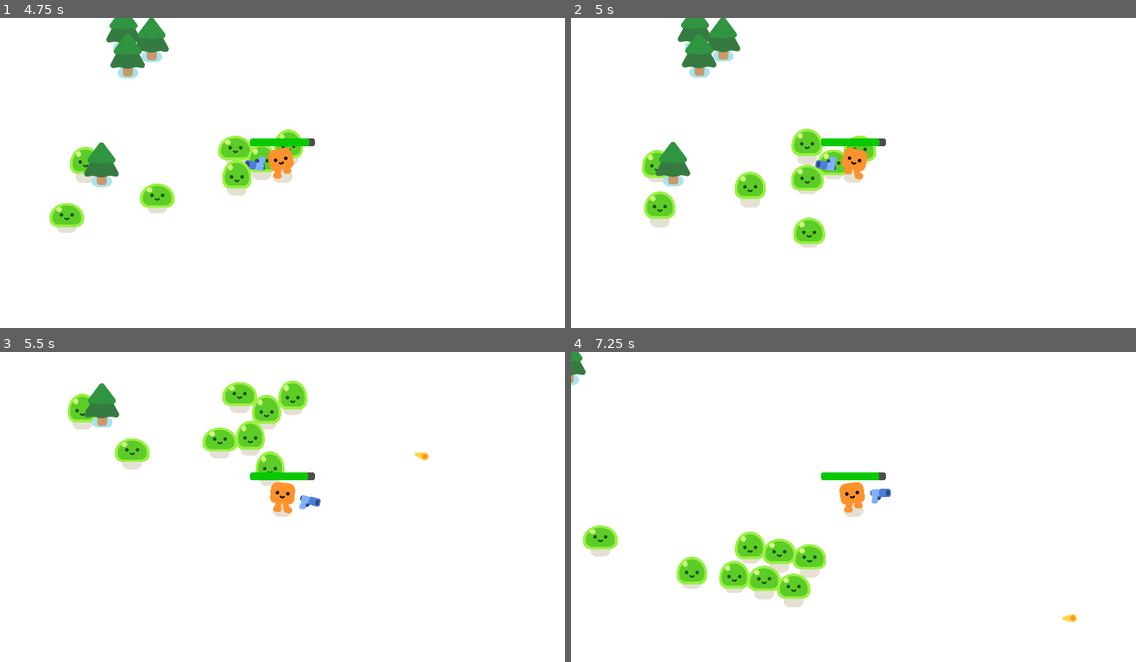
Above: before the commit, frames 1-4 (two rows, left to right).
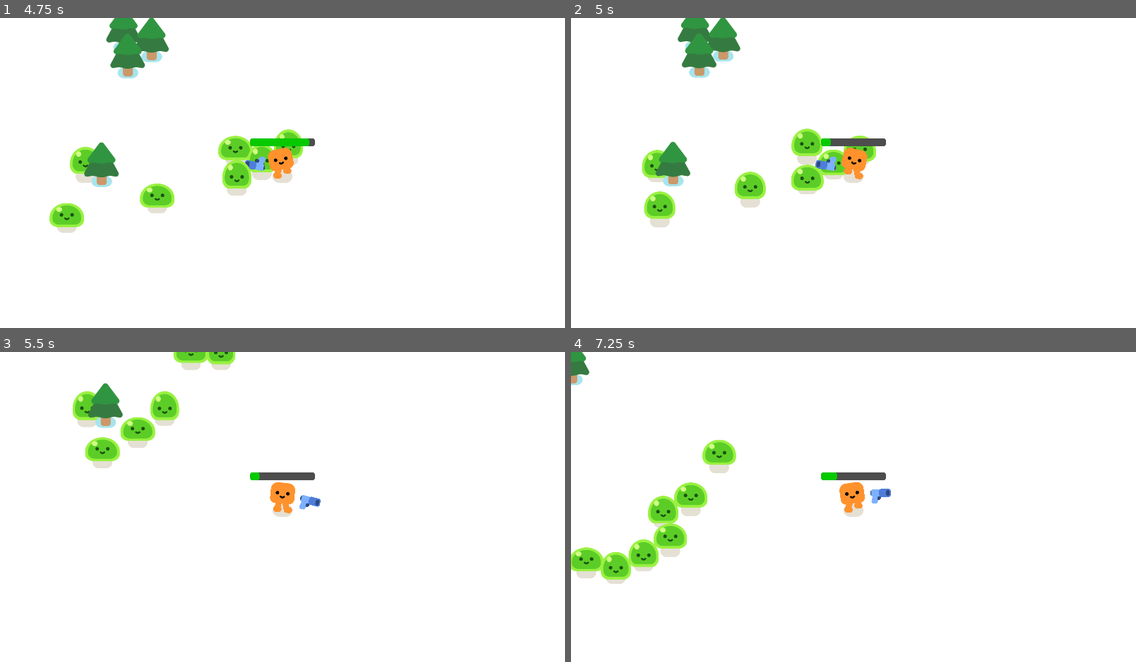
Above: after the commit, the same moments.

Repository: catasardina/Proyecto-Programacion-Avanzada
Game: Godot game, scene res://svgame.tscn
Two runs of this game, one before a commit and one after it. Both use one fixed random seed, a clock stepped at 60 frames per second and the inputs below. This scene is started directly instead of the project's main scene.
Inputs (mouse positions are in pixels of both pictures, inside the frame that each line leads up to):
- Up to frame 1 (4.75 s): move the mouse to (406, 160) at 0.52 s; hold D (move_right) 0.53-1.28 s; click (406, 160) at 0.6 s; move the mouse to (169, 191) at 1.27 s; hold S (move_down) 1.28-2.03 s; click (169, 191) at 1.35 s; move the mouse to (339, 107) at 2.02 s; hold D (move_right) 2.03-2.78 s; click (339, 107) at 2.1 s; move the mouse to (254, 241) at 2.77 s; hold W (move_up) 2.78-3.53 s; click (254, 241) at 2.85 s; move the mouse to (452, 222) at 3.52 s; hold A (move_left) from 3.53 s (still down); click (452, 222) at 3.6 s; move the mouse to (113, 129) at 4.27 s; click (113, 129) at 4.35 s
- Up to frame 2 (5 s): keep holding A (move_left)
- Up to frame 3 (5.5 s): move the mouse to (310, 510) at 5.02 s; release A (move_left) at 5.03 s; hold S (move_down) from 5.03 s (still down); click (310, 510) at 5.1 s
- Up to frame 4 (7.25 s): move the mouse to (768, 432) at 5.77 s; release S (move_down) at 5.78 s; hold D (move_right) 5.78-6.53 s; click (768, 432) at 5.85 s; move the mouse to (977, 494) at 6.52 s; hold W (move_up) from 6.53 s (still down); click (977, 494) at 6.6 s

Frame 1 is identical in both runs. In frame 2, 0.7% of the frame differs, in the area x 39-55%, y 38-75%; in frame 3, 5.7%; in frame 4, 7.3%, in the area x 0-90%, y 0-88%.

Commit message:
cambio en enemigos para bullet hell

Diff:
--- /dev/null
+++ b/camera_2d.gd
@@ -0,0 +1 @@
+extends Camera2D
--- a/characters/happy_boo/happy_boo.tscn
+++ b/characters/happy_boo/happy_boo.tscn
@@ -585,10 +585,10 @@
 
 [node name="AnimationPlayer" type="AnimationPlayer" parent="."]
 unique_name_in_owner = true
+libraries = {
+&"": SubResource("AnimationLibrary_wrcpu")
+}
 playback_default_blend_time = 0.2
-libraries = {
-"": SubResource("AnimationLibrary_wrcpu")
-}
 
 [node name="GroundShadow" type="Sprite2D" parent="."]
 modulate = Color(0.898039, 0.878431, 0.831373, 1)
--- a/mob.gd
+++ b/mob.gd
@@ -1,16 +1,48 @@
+class_name Mob
 extends CharacterBody2D
 
 var health = 3
 
 @onready var player = get_node("/root/Game/Player")
 
+var bullet_hell_mode = false
+
+var rotation_speed = 1.0 # Velocidad de rotación angular (radianes/segundo)
+var orbit_radius = 100.0 # Distancia del mob al jugador
+var orbit_angle = 0.0 # Ángulo actual del mob alrededor del jugador
+
+
 func _ready():
 	%Slime.play_walk()
 
 func _physics_process(delta):
-	var direction = global_position.direction_to(player.global_position)
-	velocity = direction * 300.0
-	move_and_slide()
+	if not bullet_hell_mode:
+		var direction = global_position.direction_to(player.global_position)
+		velocity = direction * 300.0
+		move_and_slide()
+	else:
+		# Calcular el vector desde el jugador al mob
+		var to_mob = global_position - player.global_position
+
+		# Asegurar que tiene la distancia deseada
+		var current_distance = to_mob.length()
+		var desired_distance = 600.0  # Puedes ajustar este valor
+
+		if abs(current_distance - desired_distance) > 10:
+			# Moverse radialmente hacia la distancia deseada de forma suave
+			var radial_direction = to_mob.normalized()
+			var radial_speed = 50.0  # Velocidad de alejamiento/acercamiento
+			velocity = radial_direction * ((desired_distance - current_distance) * 2.0)
+			move_and_slide()
+		else:
+			# Calcular vector tangente (rotación 90°)
+			var tangent = Vector2(-to_mob.y, to_mob.x).normalized()
+
+		# Moverse tangencialmente
+			var speed = 100.0  # Puedes ajustar esta velocidad
+			velocity = tangent * speed
+			move_and_slide()
+
 
 func take_damage():
 	health -= 1
--- a/opcion.gd
+++ b/opcion.gd
@@ -4,6 +4,10 @@
 
 
 func _on_pantalla_completa_pressed() -> void:
-		$VBoxContainer.visible = not $VBoxContainer.visible
-		$FulleScream.visible = not $FulleScream.visible
-		$ventana.visible = not $ventana.visible
+	var vbox = get_node("TextureRect/PANTALLA COMPLETA/CanvasLayer/VBoxContainer")
+	var fullscreen = get_node("TextureRect/PANTALLA COMPLETA/CanvasLayer/VBoxContainer/FulleScream")
+	var ventana = get_node("TextureRect/PANTALLA COMPLETA/CanvasLayer/VBoxContainer/ventana")
+
+	vbox.visible = not vbox.visible
+	fullscreen.visible = not fullscreen.visible
+	ventana.visible = not ventana.visible
--- a/player.gd
+++ b/player.gd
@@ -1,15 +1,23 @@
 extends CharacterBody2D
 
 signal health_depleted
+signal request_bullet_hell
+signal request_bullet_hell_end
 
 var health = 100.0
+
+enum PlayerState { NORMAL, BULLET_HELL }
+var current_state = PlayerState.NORMAL
+
+var bullet_hell_trigger = 90
+
 
 func _physics_process(delta):
 	var direction = Input.get_vector("move_left","move_right","move_up","move_down")
 	velocity = direction * 700
 	move_and_slide()
 	look_at_mouse()
-	if Input.is_action_just_pressed("shoot"):
+	if Input.is_action_just_pressed("shoot") and current_state == PlayerState.NORMAL:
 		get_node("Gun").shoot()
 	if velocity.length() > 0.0:
 		get_node("HappyBoo").play_walk_animation()
@@ -25,6 +33,20 @@
 			health_depleted.emit()
 
 
+func _on_timer_timeout():
+	if current_state == PlayerState.BULLET_HELL:
+		health += 5
+		%ProgressBar.value = health
+
+func _process(delta):
+	if health <= bullet_hell_trigger and current_state != PlayerState.BULLET_HELL:
+		request_bullet_hell.emit()
+		health = 10
+		current_state = PlayerState.BULLET_HELL
+	elif health > bullet_hell_trigger and current_state != PlayerState.NORMAL:
+		request_bullet_hell_end.emit()
+		current_state = PlayerState.NORMAL
+
 func look_at_mouse():
 	var mouse_pos = get_global_mouse_position()
 	get_node("Gun/WeaponPivot").look_at(mouse_pos)
--- a/svgame.gd
+++ b/svgame.gd
@@ -1,5 +1,28 @@
 extends Node2D
 
+var is_bullet_hell = false
+
+func _ready() -> void:
+	var player = get_node("Player")
+	player.connect("request_bullet_hell", Callable(self, "_on_enter_bullet_hell"))
+	player.connect("request_bullet_hell_end", Callable(self, "_on_exit_bullet_hell"))
+
+func _on_enter_bullet_hell():
+	is_bullet_hell = true
+	var childs = get_children()
+
+	for child in childs:
+		if child is Mob:
+			child.bullet_hell_mode = true
+
+func _on_exit_bullet_hell():
+	is_bullet_hell = false
+
+	var childs = get_children()
+
+	for child in childs:
+		if child is Mob:
+			child.bullet_hell_mode = false
 
 func spawn_mob():
 	var new_mob = preload("res://mob.tscn").instantiate()
@@ -9,4 +32,5 @@
 
 
 func _on_timer_timeout():
-	spawn_mob()
+	if not is_bullet_hell:
+		spawn_mob()
--- a/svgame.tscn
+++ b/svgame.tscn
@@ -70,3 +70,4 @@
 [node name="pause" parent="." instance=ExtResource("5_uce60")]
 
 [connection signal="timeout" from="Timer" to="." method="_on_timer_timeout"]
+[connection signal="timeout" from="Timer" to="Player" method="_on_timer_timeout"]
Not shown, added: camera_2d.gd.uid
